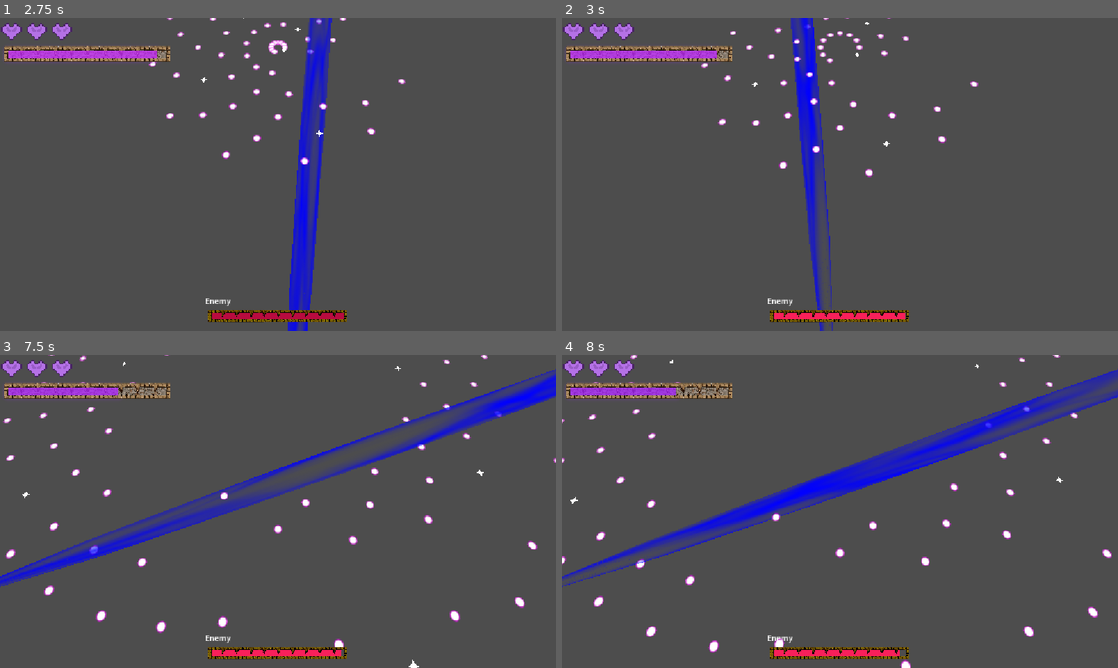
Above: before the commit, frames 1-4 (two rows, left to right).
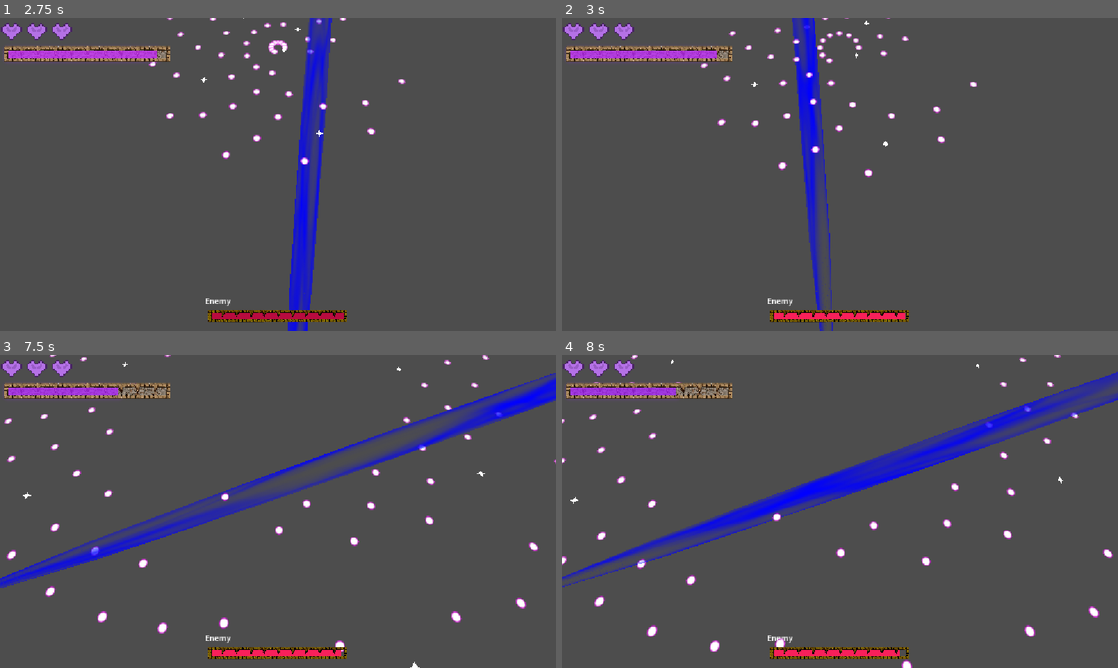
Above: after the commit, the same moments.

Repository: etbay/2026-crimson-game-jam
Game: Godot game, scene res://main.tscn
Two runs of this game, one before a commit and one after it. Both use one fixed random seed, a clock stepped at 60 frames per second and the inputs below.
Inputs (mouse positions are in pixels of both pictures, inside the frame that each line leads up to):
- Up to frame 1 (2.75 s): tap Enter at 0.5 s; move the mouse to (400, 158) at 0.52 s; hold Q (beast_mode) 0.53-1.28 s; tap Space (dash) at 0.6 s; move the mouse to (166, 190) at 1.27 s; hold S (down) 1.28-2.03 s; right-click (166, 190) at 1.35 s; move the mouse to (333, 105) at 2.02 s; hold Q (beast_mode) from 2.03 s (still down); click (333, 105) at 2.1 s
- Up to frame 2 (3 s): move the mouse to (812, 237) at 2.77 s; release Q (beast_mode) at 2.78 s; hold W (up) from 2.78 s (still down); tap H at 2.85 s
- Up to frame 3 (7.5 s): move the mouse to (444, 558) at 3.52 s; release W (up) at 3.53 s; hold A (left) 3.53-5.03 s; tap one key every 0.75 s from 3.6 s: B N J Space (dash); move the mouse to (111, 464) at 4.27 s; move the mouse to (305, 511) at 5.02 s; hold S (down) 5.03-5.78 s; move the mouse to (194, 433) at 5.77 s; hold Q (beast_mode) 5.78-6.53 s; move the mouse to (400, 495) at 6.52 s; hold W (up) 6.53-7.28 s; hold Right mouse button (parry) 6.53-7.28 s; move the mouse to (166, 527) at 7.27 s; hold Q (beast_mode) from 7.28 s (still down); click (166, 527) at 7.35 s
- Up to frame 4 (8 s): keep holding Q (beast_mode)

Frame 1 is identical in both runs. In frame 2, 1.1% of the frame differs, in the area x 24-75%, y 0-100%; in frame 3, 5.6%, in the area x 0-100%, y 0-100%; in frame 4, 3.8%.

Commit message:
added arena floor

Diff:
--- a/2026-crimson-game-jam/bullet_resources/bullet_data/straight_line.tres
+++ b/2026-crimson-game-jam/bullet_resources/bullet_data/straight_line.tres
@@ -4,7 +4,7 @@
 
 [resource]
 script = ExtResource("1_h3yn6")
-bullet_speed = 2.6
+bullet_speed = 3.0
 bullet_size = 0.125
 bullet_lifetime = 12.0
 metadata/_custom_type_script = "uid://c8s5d80ydvhv6"
--- a/2026-crimson-game-jam/scenes/cthulhu.gd
+++ b/2026-crimson-game-jam/scenes/cthulhu.gd
@@ -19,11 +19,14 @@
 
 func _on_boss_dead() -> void:
 	if (phase == 0):
-		phase += 1
+		phase = 1
+		enemy.vulnerable = false
+		ScreenShake.shake(1, 5)
+		await get_tree().create_timer(5).timeout
 		enemy.health = 2000
 		enemy.max_health = 2000
 		phase1.started = false
 		phase2.started = true
-	if (phase == 1):
+	elif (phase == 1):
 		print("dead")
 		queue_free()
--- a/2026-crimson-game-jam/scenes/enemy.gd
+++ b/2026-crimson-game-jam/scenes/enemy.gd
@@ -11,6 +11,7 @@
 func damage() -> void:
 	if vulnerable:
 		health -= 1
+		ScreenShake.shake(0.05, .1)
 		hud.update_boss_health(health)
 		if (health <= 0):
 			dead.emit()
--- a/2026-crimson-game-jam/scenes/game_scene.tscn
+++ b/2026-crimson-game-jam/scenes/game_scene.tscn
@@ -1,9 +1,9 @@
 [gd_scene format=3 uid="uid://csbw1y7e0bwqp"]
 
 [ext_resource type="Environment" uid="uid://bxt2rowih751w" path="res://scenes/camera_env.tres" id="1_b5spy"]
-[ext_resource type="Texture2D" uid="uid://b6463lhp65gd3" path="res://assets/art/test_arena.jpg" id="1_kk2rg"]
 [ext_resource type="PackedScene" uid="uid://27eut258tv7t" path="res://scenes/player.tscn" id="2_b5spy"]
 [ext_resource type="Script" uid="uid://b737qjmuwdsq2" path="res://scenes/player_cam.gd" id="2_mw25s"]
+[ext_resource type="Texture2D" uid="uid://b820emx60by1" path="res://assets/art/floorarena.png" id="3_ldkr4"]
 [ext_resource type="Script" uid="uid://dbkj3qoa8l0kv" path="res://scripts/bullets/bullet_pool.gd" id="3_utbpp"]
 [ext_resource type="Script" uid="uid://c1xw7eo4un7k8" path="res://scripts/boss/boss.gd" id="4_mw25s"]
 [ext_resource type="Script" uid="uid://dyoedp32mh0ce" path="res://scripts/bullets/bullet_attack.gd" id="5_tcjrq"]
@@ -14,6 +14,7 @@
 [ext_resource type="Resource" uid="uid://b3bbq60noqe05" path="res://bullet_resources/bullet_patterns/ring_test_pattern.tres" id="12_liy57"]
 [ext_resource type="Script" uid="uid://dayx2jy8tp802" path="res://scripts/bullets/bullet_pattern.gd" id="13_5ay1a"]
 [ext_resource type="Script" uid="uid://wk62nldfqpek" path="res://scenes/enemy.gd" id="14_5ay1a"]
+[ext_resource type="Texture2D" uid="uid://bfnme04cuogh2" path="res://assets/art/cthulhutemp.png" id="15_ldkr4"]
 
 [sub_resource type="BoxShape3D" id="BoxShape3D_qi5dk"]
 size = Vector3(100, 20, 1)
@@ -56,13 +57,13 @@
 target_cam_position = Vector3(0, 7.879, -2.661)
 
 [node name="Sprite3D" type="Sprite3D" parent="." unique_id=393587440]
-transform = Transform3D(0.265, 0, 0, 0, -1.1583517e-08, -0.265, 0, 0.265, -1.1583517e-08, -0.44273525, 0, -0.073)
+transform = Transform3D(0.1, 0, 0, 0, -4.371139e-09, -0.1, 0, 0.1, -4.371139e-09, 0, 0, -6.85)
 pixel_size = 0.1
-render_priority = -100
-texture = ExtResource("1_kk2rg")
+render_priority = -10
+texture = ExtResource("3_ldkr4")
 
 [node name="CharacterBody3D" parent="." unique_id=32883367 instance=ExtResource("2_b5spy")]
-transform = Transform3D(1, 0, 0, 0, 0.25881907, 0.9659258, 0, -0.9659258, 0.25881907, 0, 0, 6.568077)
+transform = Transform3D(1.2, 0, 0, 0, 0.3105829, 1.159111, 0, -1.159111, 0.3105829, 0, 0, 6.568077)
 
 [node name="BulletPool" type="Node3D" parent="." unique_id=12835276]
 script = ExtResource("3_utbpp")
@@ -79,7 +80,7 @@
 
 [node name="TutorialBossNode3D" type="Node3D" parent="." unique_id=274485581 node_paths=PackedStringArray("player", "parry_prompt", "wasd_prompt", "entrance_end")]
 process_mode = 3
-transform = Transform3D(1, 0, 0, 0, 1, 0, 0, 0, 1, 0, 0, -7.743883)
+transform = Transform3D(1, 0, 0, 0, 1, 0, 0, 0, 1, 0, 0, -7.8080864)
 script = ExtResource("8_rvs2r")
 bullet_scene = ExtResource("9_tqxxy")
 player = NodePath("../CharacterBody3D")
@@ -141,3 +142,8 @@
 [node name="CollisionShape3D" type="CollisionShape3D" parent="TutorialBossNode3D/Enemy" unique_id=441900840]
 transform = Transform3D(1, 0, 0, 0, 1, 0, 0, 0, 1, 0, 0.41965604, -0.19181919)
 shape = SubResource("BoxShape3D_nkavf")
+
+[node name="Sprite3D2" type="Sprite3D" parent="." unique_id=528281402]
+transform = Transform3D(0.5, 0, 0, 0, 0.48129284, 0.13548875, 0, -0.13548875, 0.48129284, 0, 4.5469418, -13.71707)
+render_priority = -9
+texture = ExtResource("15_ldkr4")
Binary file added: 2026-crimson-game-jam/assets/art/cthulhutemp.png
Not shown, added: 2026-crimson-game-jam/assets/art/cthulhutemp.png.import
Binary file added: 2026-crimson-game-jam/assets/art/floorarena.png
Not shown, added: 2026-crimson-game-jam/assets/art/floorarena.png.import
